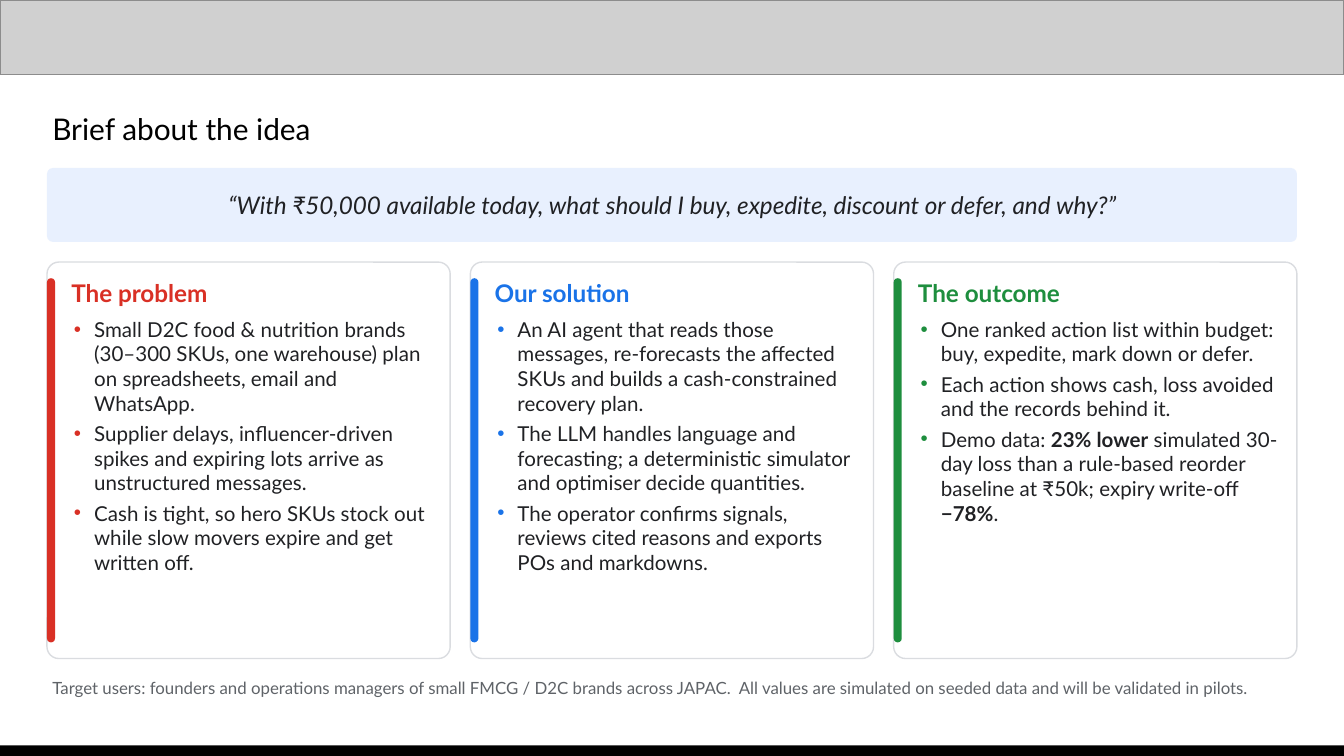
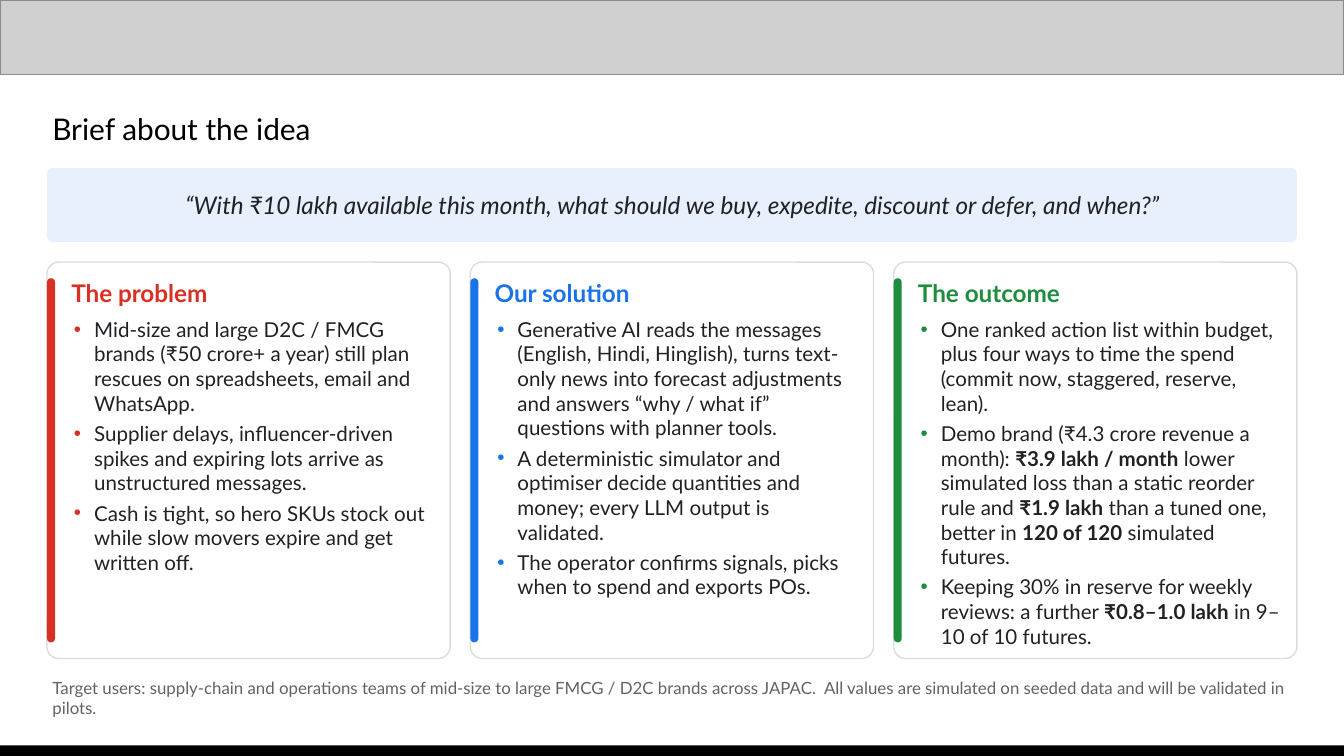
Before and after one commit to Xhahat/inventory-rescue, a slide deck: slide 2 of docs/Inventory_Rescue_AI_Builder_Cup.pptx. Drawn at 1344x756 pixels with LibreOffice and Linux fonts; fonts in the diff are those of the drawing; grey boxes stand for pictures. Boxes give left, top, right and bottom in pixels: in the first picture for what was removed or moved away, otherwise in the second. Text is boxed around its words. In the diff, an @@ line names an element or a change of style, - is before the commit and + after.

Commit message:
Reposition for enterprise brands: 20x demo scale, Rs 10L budget
- Rescale seed volumes/costs, budgets, alerts, assistant prompts and tests
- Fix inclusive end-date extraction (value of signals now 100% captured)
- Re-run backtest, extraction and 10-model comparison; update README
- Rebuild deck with enterprise ROI and model comparison slide

```diff
--- a/docs/Inventory_Rescue_AI_Builder_Cup.pptx
+++ b/docs/Inventory_Rescue_AI_Builder_Cup.pptx
@@ text in rounded rectangle at <box>185,195,1160,218</box>: text changed @@
-“With ₹50,000 available today, what should I buy, expedite, discount or defer, and why?”
+“With ₹10 lakh available this month, what should we buy, expedite, discount or defer, and when?”
@@ text at <box>94,322,410,415</box>: text changed @@
-• Small D2C food & nutrition brands (30–300 SKUs, one warehouse) plan on spreadsheets, email and WhatsApp.
+• Mid-size and large D2C / FMCG brands (₹50 crore+ a year) still plan rescues on spreadsheets, email and WhatsApp.
@@ text at <box>517,322,842,598</box>: text changed @@
-• An AI agent that reads those messages, re-forecasts the affected SKUs and builds a cash-constrained recovery plan.
-• The LLM handles language and forecasting; a deterministic simulator and optimiser decide quantities.
-• The operator confirms signals, reviews cited reasons and exports POs and markdowns.
+• Generative AI reads the messages (English, Hindi, Hinglish), turns text-only news into forecast adjustments and answers “why / what if” questions with planner tools.
+• A deterministic simulator and optimiser decide quantities and money; every LLM output is validated.
+• The operator confirms signals, picks when to spend and exports POs.
@@ text at <box>941,322,1280,644</box>: text changed @@
-• One ranked action list within budget: buy, expedite, mark down or defer.
-• Each action shows cash, loss avoided and the records behind it.
-• Demo data: 23% lower simulated 30-day loss than a rule-based reorder baseline at ₹50k; expiry write-off −78%.
+• One ranked action list within budget, plus four ways to time the spend (commit now, staggered, reserve, lean).
+• Demo brand (₹4.3 crore revenue a month): ₹3.9 lakh / month lower simulated loss than a static reorder rule and ₹1.9 lakh than a tuned one, better in 120 of 120 simulated futures.
+• Keeping 30% in reserve for weekly reviews: a further ₹0.8–1.0 lakh in 9–10 of 10 futures.
@@ text at <box>52,681,1284,717</box>: text changed @@
-Target users: founders and operations managers of small FMCG / D2C brands across JAPAC. All values are simulated on seeded data and will be validated in pilots.
+Target users: supply-chain and operations teams of mid-size to large FMCG / D2C brands across JAPAC. All values are simulated on seeded data and will be validated in pilots.
```
Also in this commit, not shown: 12 other slides changed, 1 slide added, 26 other files.
